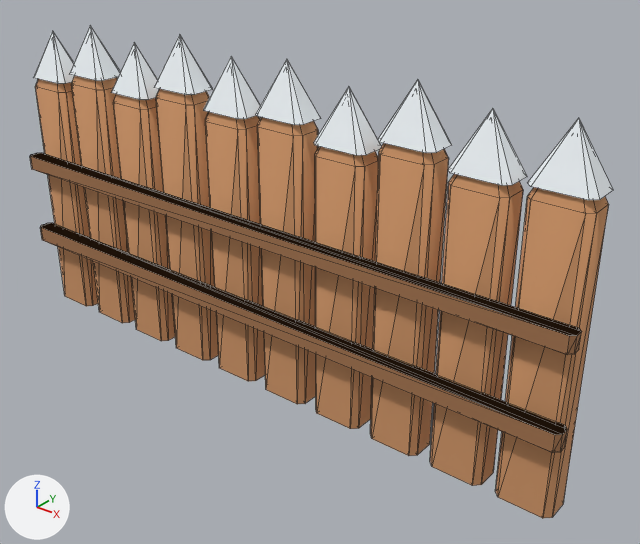
One commit to the OBJ model HavenlineGodot/assets/t03_boundary_v2/fence_panel.obj: the scene before it, then after it.
The view is the same before and after, from a 50 mm lens placed at (2.38, -2.58, 2.25), pointed at (0.25, 0.07, 0.6). The lights are fixed; the arrows at lower left show +X, +Y and +Z. The older version comes first. Mesh edges are drawn as thin lines. Where no turn or scale is listed for an object, it has been applied to the vertices. Vertices at exactly the same position are counted once.

Before the edit, the objects in view are built like this:
```python
me_fence_panel = bpy.data.meshes.new('fence_panel')
me_fence_panel.from_pydata(...)  # 292 vertices, 496 faces; spans x -1.47..1.47, y -0.14..0.08, z 0.0..1.52
# faces by material slot: [360, 80, 56]
me_fence_panel.materials.append(mat_timber)  # orange #d19769
me_fence_panel.materials.append(mat_snow)  # white #f6fcff
me_fence_panel.materials.append(mat_timber_dark)  # brown #a67650
ob_fence_panel = bpy.data.objects.new('fence_panel', me_fence_panel)
ob_fence_panel.location = (0.0, 0.0, 0.0)
```
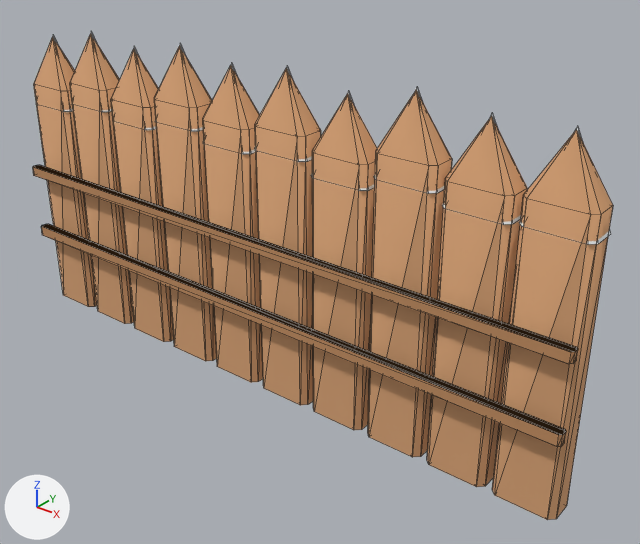
Changed parts and their boxes [x1, y1, x2, y2] in the pictures (640 x 544 px; the box of a moved part takes in the faces that stretch with it):
'fence_panel', reshaped: before [30, 25, 613, 518]; after [33, 32, 613, 520]
part 1 of me_fence_panel, moved or reshaped: before [33, 31, 74, 84]; after [37, 35, 73, 112]
part 2 of me_fence_panel, moved or reshaped: before [71, 76, 135, 323]; after [70, 34, 134, 324]
part 3 of me_fence_panel, moved or reshaped: before [70, 25, 121, 81]; after [73, 32, 112, 112]
part 4 of me_fence_panel, moved or reshaped: before [111, 43, 159, 100]; after [114, 46, 156, 130]
part 5 of me_fence_panel, moved or reshaped: before [156, 89, 219, 360]; after [154, 46, 217, 361]
part 6 of me_fence_panel, moved or reshaped: before [154, 34, 212, 95]; after [155, 44, 203, 131]
part 7 of me_fence_panel, moved or reshaped: before [205, 112, 265, 381]; after [203, 66, 263, 382]
part 8 of me_fence_panel, moved or reshaped: before [204, 56, 260, 119]; after [203, 62, 256, 154]
part 9 of me_fence_panel, moved or reshaped: before [257, 117, 318, 404]; after [255, 68, 321, 405]
part 10 of me_fence_panel, moved or reshaped: before [256, 59, 321, 125]; after [255, 66, 312, 162]
part 11 of me_fence_panel, moved or reshaped: before [314, 86, 381, 155]; after [311, 90, 375, 191]
part 12 of me_fence_panel, moved or reshaped: before [370, 143, 449, 456]; after [368, 90, 452, 457]
part 13 of me_fence_panel, moved or reshaped: before [378, 79, 452, 153]; after [374, 87, 445, 194]
part 14 of me_fence_panel, moved or reshaped: before [448, 108, 527, 186]; after [442, 113, 521, 225]
part 15 of me_fence_panel, moved or reshaped: before [495, 187, 609, 518]; after [492, 129, 613, 520]
part 16 of me_fence_panel, moved or reshaped: before [527, 118, 613, 200]; after [519, 126, 611, 244]
part 17 of me_fence_panel, moved or reshaped: before [40, 223, 567, 453]; after [41, 224, 566, 447]
part 18 of me_fence_panel, moved or reshaped: before [30, 153, 582, 355]; after [33, 165, 578, 364]
part 19 of me_fence_panel, moved or reshaped: before [35, 79, 175, 341]; after [34, 37, 174, 342]
part 20 of me_fence_panel, moved or reshaped: before [315, 146, 523, 486]; after [312, 94, 527, 487]

Patch to the scene script:
```diff
--- a/HavenlineGodot/assets/t03_boundary_v2/fence_panel.obj.py
+++ b/HavenlineGodot/assets/t03_boundary_v2/fence_panel.obj.py
@@ me_fence_panel @@
-me_fence_panel.from_pydata(...)  # 292 vertices, 496 faces; spans x -1.47..1.47, y -0.14..0.08, z 0.0..1.52
+me_fence_panel.from_pydata(...)  # 292 vertices, 496 faces; spans x -1.47..1.47, y -0.13..0.08, z 0.0..1.49
+# me_fence_panel part 1: the loose piece of 9 vertices spanning x -1.45..-1.21, y -0.07..0.08, z 1.21..1.43 is scaled about its middle by (1.14, 0.956, 1.53), then moved by (0.0, 0.0, -0.08)
+# me_fence_panel part 2: the loose piece of 17 vertices spanning x -1.15..-0.92, y -0.07..0.07, z 0.0..1.46 is scaled about its middle by (1.14, 0.966, 0.999)
+# me_fence_panel part 3: the loose piece of 9 vertices spanning x -1.16..-0.91, y -0.07..0.08, z 1.26..1.49 is scaled about its middle by (1.14, 0.956, 1.53), then moved by (0.0, 0.0, -0.09)
+# me_fence_panel part 4: the loose piece of 9 vertices spanning x -0.86..-0.62, y -0.07..0.08, z 1.23..1.45 is scaled about its middle by (1.14, 0.956, 1.53), then moved by (0.0, 0.0, -0.08)
+# me_fence_panel part 5: the loose piece of 17 vertices spanning x -0.56..-0.33, y -0.07..0.07, z 0.0..1.49 is scaled about its middle by (1.14, 0.966, 0.992), then moved by (0.0, 0.0, -0.01)
+# me_fence_panel part 6: the loose piece of 9 vertices spanning x -0.57..-0.32, y -0.07..0.08, z 1.29..1.52 is scaled about its middle by (1.14, 0.956, 1.53), then moved by (0.0, 0.0, -0.1)
+# me_fence_panel part 7: the loose piece of 17 vertices spanning x -0.27..-0.03, y -0.07..0.07, z 0.0..1.44 is scaled about its middle by (1.14, 0.966, 0.999)
+# me_fence_panel part 8: the loose piece of 9 vertices spanning x -0.27..-0.03, y -0.07..0.08, z 1.25..1.47 is scaled about its middle by (1.14, 0.956, 1.53), then moved by (0.0, 0.0, -0.09)
+# me_fence_panel part 9: the loose piece of 17 vertices spanning x 0.03..0.27, y -0.07..0.07, z 0.0..1.47 is scaled about its middle by (1.14, 0.966, 0.999)
+# me_fence_panel part 10: the loose piece of 9 vertices spanning x 0.03..0.27, y -0.07..0.08, z 1.27..1.5 is scaled about its middle by (1.14, 0.956, 1.53), then moved by (0.0, 0.0, -0.09)
+# me_fence_panel part 11: the loose piece of 9 vertices spanning x 0.32..0.57, y -0.07..0.08, z 1.22..1.44 is scaled about its middle by (1.14, 0.956, 1.53), then moved by (0.0, 0.0, -0.08)
+# me_fence_panel part 12: the loose piece of 17 vertices spanning x 0.62..0.86, y -0.07..0.07, z 0.0..1.48 is scaled about its middle by (1.14, 0.966, 0.999)
+# me_fence_panel part 13: the loose piece of 9 vertices spanning x 0.62..0.86, y -0.07..0.08, z 1.28..1.51 is scaled about its middle by (1.14, 0.956, 1.53), then moved by (0.0, 0.0, -0.09)
+# me_fence_panel part 14: the loose piece of 9 vertices spanning x 0.91..1.16, y -0.07..0.08, z 1.24..1.46 is scaled about its middle by (1.14, 0.956, 1.53), then moved by (0.0, 0.0, -0.08)
+# me_fence_panel part 15: the loose piece of 17 vertices spanning x 1.21..1.45, y -0.07..0.07, z 0.0..1.45 is scaled about its middle by (1.14, 0.966, 0.999)
+# me_fence_panel part 16: the loose piece of 9 vertices spanning x 1.21..1.45, y -0.07..0.08, z 1.25..1.48 is scaled about its middle by (1.14, 0.956, 1.53), then moved by (0.0, 0.0, -0.09)
+# me_fence_panel part 17: the loose piece of 16 vertices spanning x -1.47..1.47, y -0.14..-0.07, z 0.35..0.43 is scaled about its middle by (1, 0.614, 0.667), then moved by (0.0, 0.0, 0.01)
+# me_fence_panel part 18: the loose piece of 16 vertices spanning x -1.47..1.47, y -0.14..-0.07, z 0.75..0.81 is scaled about its middle by (1, 0.614, 0.657), then moved by (0.0, 0.0, -0.05)
+# me_fence_panel part 19: 32 of 292 vertices moved; they spanned x -1.45..-0.62, y -0.07..0.07, z 0.0..1.18 and now span x -1.46..-0.61, y -0.07..0.07, z 0.0..1.19; mean shift (0.0, 0.0, 0.01); largest move (-0.65, 0.07, 1.18) -> (-0.63, 0.07, 1.19)
+# me_fence_panel part 20: 32 of 292 vertices moved; they spanned x 0.33..1.15, y -0.07..0.07, z 0.0..1.19 and now span x 0.31..1.17, y -0.07..0.07, z 0.0..1.2; mean shift (0.0, 0.0, 0.0); largest move (0.94, 0.07, 1.19) -> (0.93, 0.07, 1.2)
 me_fence_panel.materials.append(mat_timber)
```
